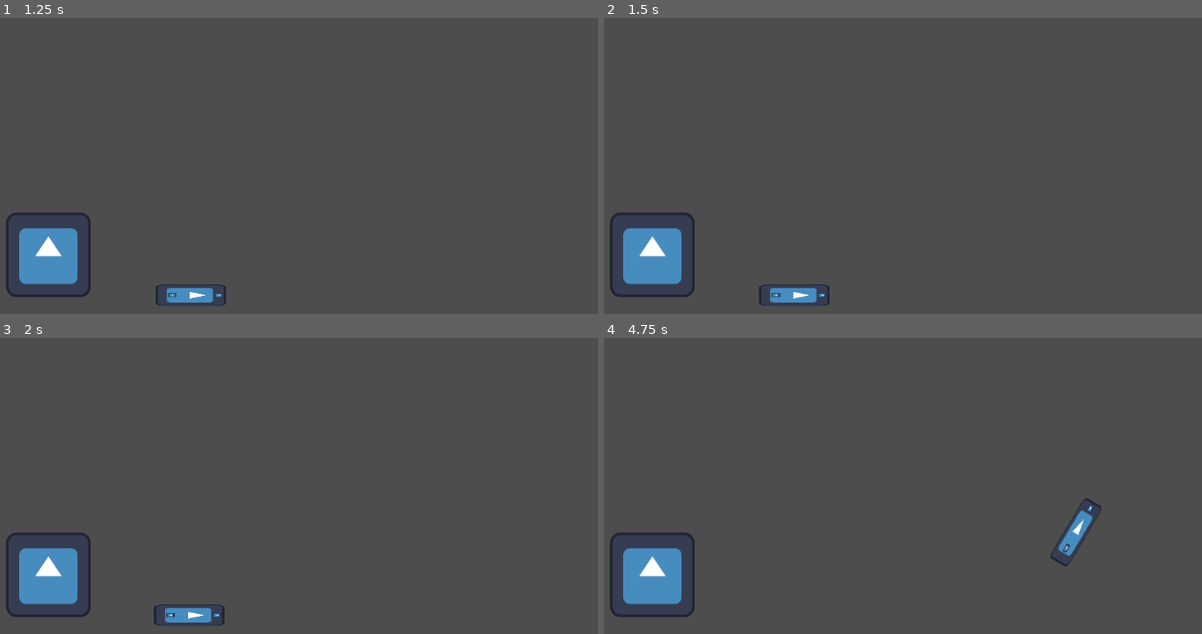
Above: before the commit, frames 1-4 (two rows, left to right).
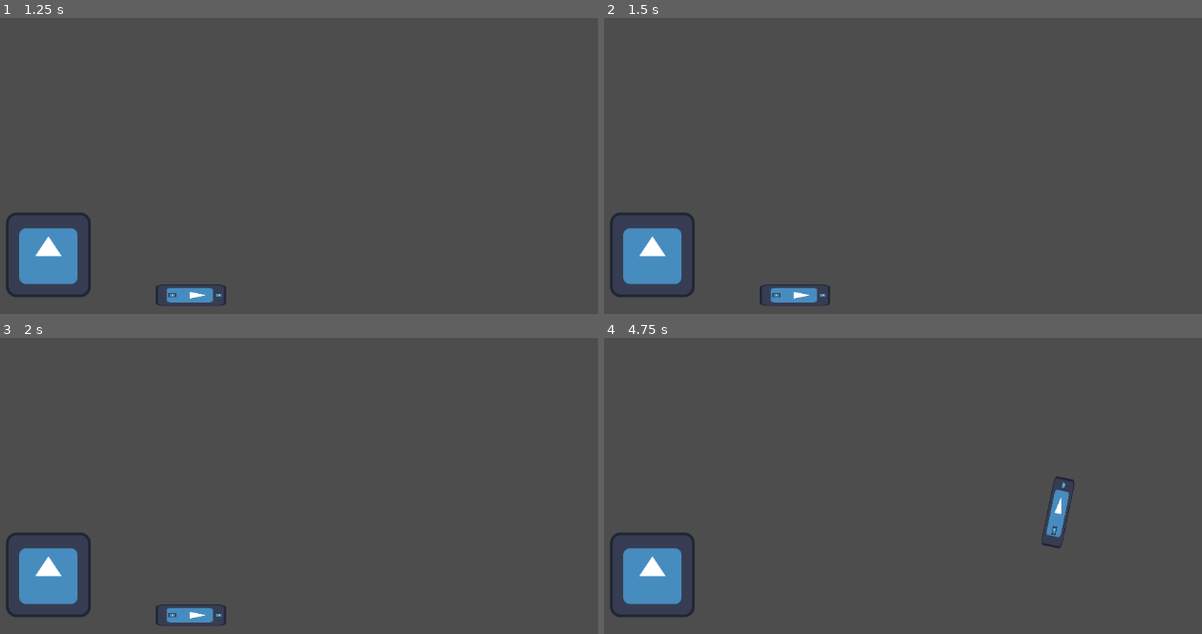
Above: after the commit, the same moments.

Repository: BenBeardComedy/school-bus-driver-simulator
Game: Godot game, scene res://Stages/demo.tscn
Same seed, same stepped clock (60 frames per second), same inputs: the game is played once before the commit and once after it. The engine's default icon, where the game draws it, is replaced by a stand-in: a white triangle on a blue panel in a dark square.
Inputs:
- Up to frame 1 (1.25 s): tap Enter at 0.5 s; hold D (steer_right) from 0.53 s (still down)
- Up to frame 2 (1.5 s): tap Space (toggle_parking_brake) at 1.25 s; release D (steer_right) at 1.28 s; hold S (brake, bound only before the commit) from 1.28 s (still down)
- Up to frame 3 (2 s): keep holding S (brake, bound only before the commit)
- Up to frame 4 (4.75 s): tap Enter at 2 s; release S (brake, bound only before the commit) at 2.03 s; hold D (steer_right) 2.03-2.78 s; tap Space (toggle_parking_brake) at 2.75 s; hold W (accelerate) 2.78-3.53 s; hold A (steer_left) from 3.53 s (still down)

Frame 1 is identical in both runs. In frame 2, less than 0.1% of the frame differs, in the area x 25-38%, y 90-97%; in frame 3, 0.1%; in frame 4, 1.1%, in the area x 73-84%, y 46-78%.

Commit message:
Fixed rollback of vehicle when using brake
Added parking brake.
Moved input out of physics process function and into the input function godot uses.

Diff:
--- a/Entities/School Bus/school_bus.gd
+++ b/Entities/School Bus/school_bus.gd
@@ -2,54 +2,95 @@
 
 
 var wheel_base:float = 70  # Distance from front to rear wheel
-var steering_angle:float = 15  # Amount that front wheel turns, in degrees
+var steering_angle:float = 20  # Amount that front wheel turns, in degrees
 
 var engine_power:float = 900  # Forward acceleration force.
+var service_brake_power:float = -450
+var parking_brake_power:float = -1500
 
 var friction:float = -55
 var drag:float = -0.06
 
-var braking:float = -450
-var max_speed_reverse:float = 250
 
-
-var acceleration:Vector2 = Vector2.ZERO
-
-
+var acceleration:Vector2
+var engine:float
+var braking:float
+var is_service_brake:bool
+var is_parking_brake:bool
 var steer_direction:float
 
+func _unhandled_input(event: InputEvent) -> void:
+	if event.is_action_pressed("steer_left") or event.is_action_pressed('steer_right'):
+		var turn:float = Input.get_axis("steer_left", "steer_right")
+		steer_direction = turn * deg_to_rad(steering_angle)
+		return
+
+	if event.is_action_released("steer_left") or event.is_action_released('steer_right'):
+		steer_direction = 0.0
+		return
+
+	if event.is_action_pressed('accelerate'):
+		engine = engine_power
+		return
+
+	if event.is_action_released('accelerate'):
+		engine = 0.0
+		return
+
+	if event.is_action_pressed("service_brake"):
+		is_service_brake = true
+		return
+
+	if event.is_action_released('service_brake'):
+		is_service_brake = false
+		return
+
+	if event.is_action_pressed('toggle_parking_brake'):
+		is_parking_brake = !is_parking_brake
+
 func _physics_process(delta: float) -> void:
-	acceleration = Vector2.ZERO
-	get_input()
+	calculate_acceleration()
 	apply_friction(delta)
 	calculate_steering(delta)
 	velocity += acceleration * delta
+
+	# Fix service brake from rolling the vehicle back
+	if (is_service_brake or is_parking_brake) and velocity.length() < 50:
+		velocity = Vector2.ZERO
+
 	move_and_slide()
 
-func get_input() ->void :
-	var turn = Input.get_axis("steer_left", "steer_right")
-	steer_direction = turn * deg_to_rad(steering_angle)
-	if Input.is_action_pressed("accelerate"):
-		acceleration = transform.x * engine_power
-	if Input.is_action_pressed("brake"):
-		acceleration = transform.x * braking
+func calculate_acceleration() -> void:
+	braking = 0
+
+	if is_service_brake:
+		braking += service_brake_power
+
+	if is_parking_brake:
+		braking += parking_brake_power
+
+	acceleration = transform.x * (braking + engine)
 
 func apply_friction(delta: float) -> void:
-	if acceleration == Vector2.ZERO and velocity.length() < 50:
-		velocity = Vector2.ZERO
-	var friction_force = velocity * friction * delta
-	var drag_force = velocity * velocity.length() * drag * delta
+	# Friction is the force applied by the ground and is proportional to velocity
+	var friction_force:Vector2 = velocity * friction * delta
+	# Drag force is the force applied by wind resistance and is proportinal to velocity squared
+	var drag_force:Vector2 = velocity * velocity.length() * drag * delta
+
 	acceleration += drag_force + friction_force
 
 func calculate_steering(delta: float) -> void:
-	# 1. Find the wheel positions
-	var rear_wheel = position - transform.x * wheel_base / 2.0
-	var front_wheel = position + transform.x * wheel_base / 2.0
-	# 2. Move the wheels forward
+	# Find the wheel positions
+	var rear_wheel:Vector2 = position - transform.x * wheel_base / 2.0
+	var front_wheel:Vector2 = position + transform.x * wheel_base / 2.0
+
+	# Move the wheels forward
 	rear_wheel += velocity * delta
 	front_wheel += velocity.rotated(steer_direction) * delta
-	# 3. Find the new direction vector
-	var new_heading = rear_wheel.direction_to(front_wheel)
-	# 4. Set the velocity and rotation to the new direction
+
+	# Find the new direction vector
+	var new_heading:Vector2 = rear_wheel.direction_to(front_wheel)
+
+	# Set the velocity and rotation to the new direction
 	velocity = new_heading * velocity.length()
 	rotation = new_heading.angle()
--- a/project.godot
+++ b/project.godot
@@ -35,7 +35,7 @@
 , Object(InputEventKey,"resource_local_to_scene":false,"resource_name":"","device":-1,"window_id":0,"alt_pressed":false …(186 unchanged characters)…
 ]
 }
-brake={
+service_brake={
 "deadzone": 0.2,
 "events": [Object(InputEventKey,"resource_local_to_scene":false,"resource_name":"","device":-1,"window_id":0,"alt_press …(192 unchanged characters)…
 , Object(InputEventKey,"resource_local_to_scene":false,"resource_name":"","device":-1,"window_id":0,"alt_pressed":false …(186 unchanged characters)…
